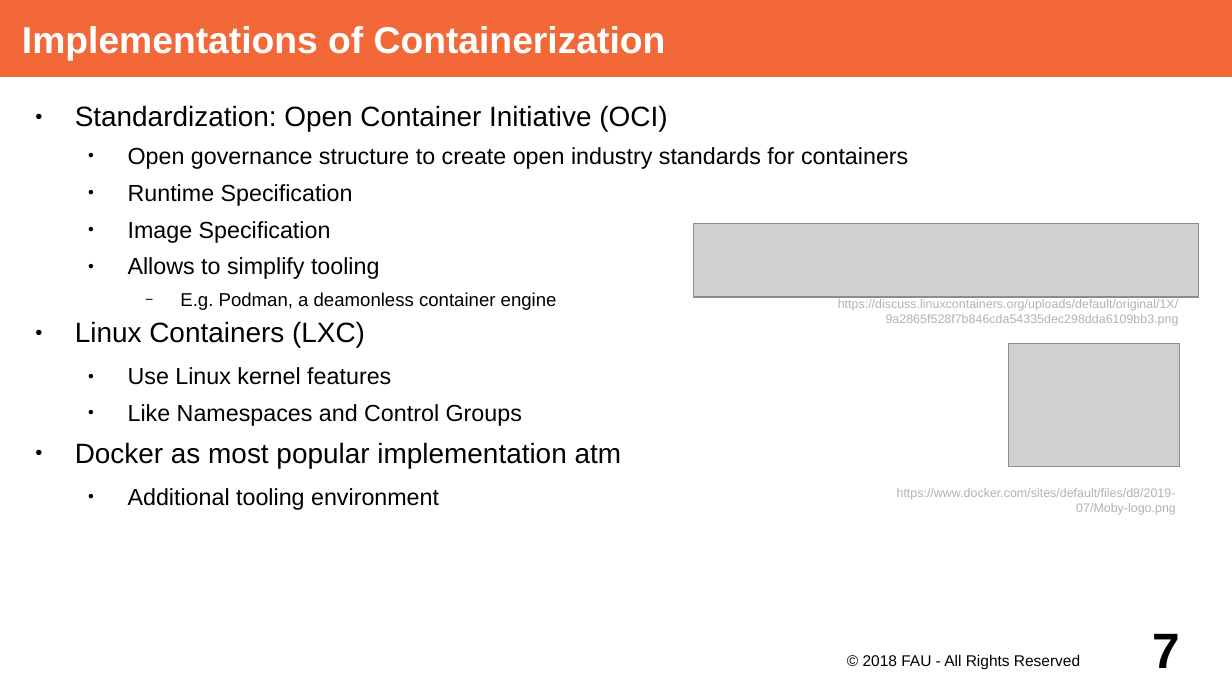
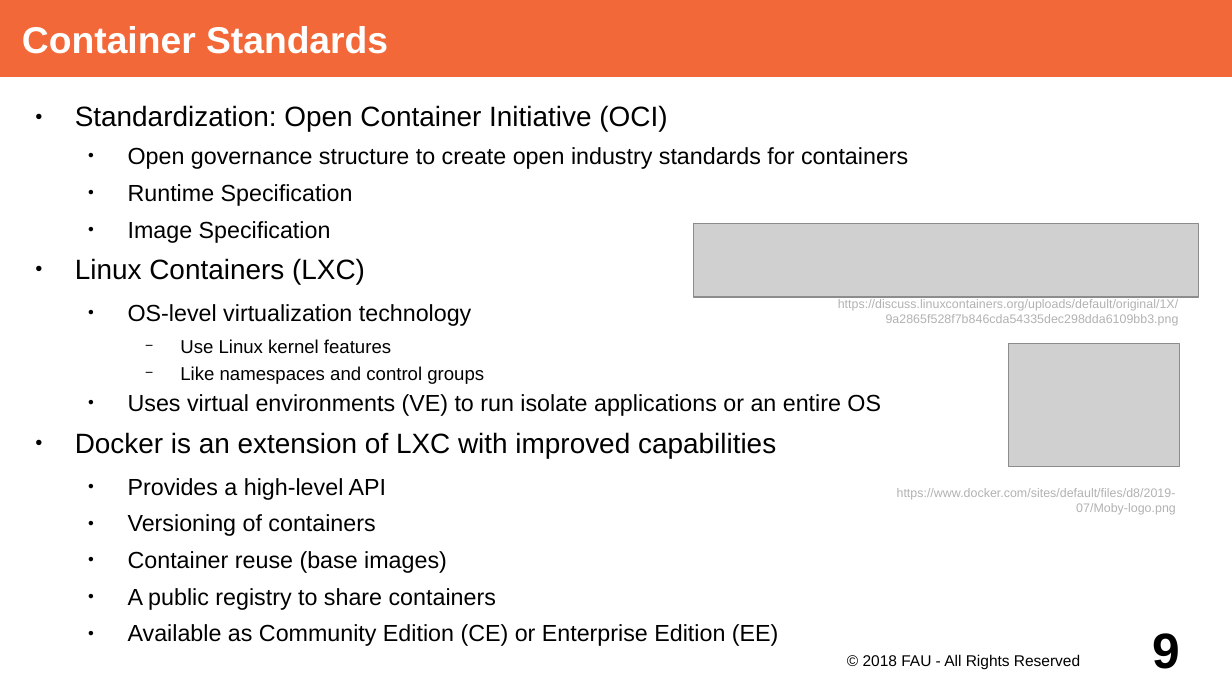
Before and after one commit to dirkriehle/adap-course, a slide deck: slide 9 of Lecture Slides/ADAP Z01 - Containerization.odp (slide 7 before the commit). Drawn at 1232x693 pixels with LibreOffice and Linux fonts; fonts in the diff are those of the drawing; grey boxes stand for pictures. Boxes give left, top, right and bottom in pixels: in the first picture for what was removed or moved away, otherwise in the second. Text is boxed around its words. In the diff, an @@ line names an element or a change of style, - is before the commit and + after.

Commit message:
Extend containerization slides

```diff
--- a/Lecture Slides/ADAP Z01 - Containerization.odp
+++ b/Lecture Slides/ADAP Z01 - Containerization.odp
@@ title at box(22, 26, 388, 54): text changed @@
-Implementations of Containerization
+Container Standards
@@ text at box(128, 257, 557, 310): paragraphs removed @@
-  ● Allows to simplify tooling
-    − E.g. Podman, a deamonless container engine
@@ text at box(128, 304, 472, 326): paragraph added @@
+  ● OS-level virtualization technology
@@ text at box(180, 339, 391, 354): size 15 to 12 pt in "Use Linux kernel features"; bullet ● to −; list level 2 to 3 in "Use Linux kernel features" @@
@@ text at box(75, 366, 881, 646): text changed @@
-  ● Like Namespaces and Control Groups
-● Docker as most popular implementation atm
-  ● Additional tooling environment
+    − Like namespaces and control groups
+  ● Uses virtual environments (VE) to run isolate applications or an entire OS
+● Docker is an extension of LXC with improved capabilities
+  ● Provides a high-level API
+  ● Versioning of containers
+  ● Container reuse (base images)
+  ● A public registry to share containers
+  ● Available as Community Edition (CE) or Enterprise Edition (EE)
@@ page number at box(1152, 633, 1180, 669): text changed @@
-7
+9
```
Also in this commit, not shown: 4 other slides changed, 4 slides added.
